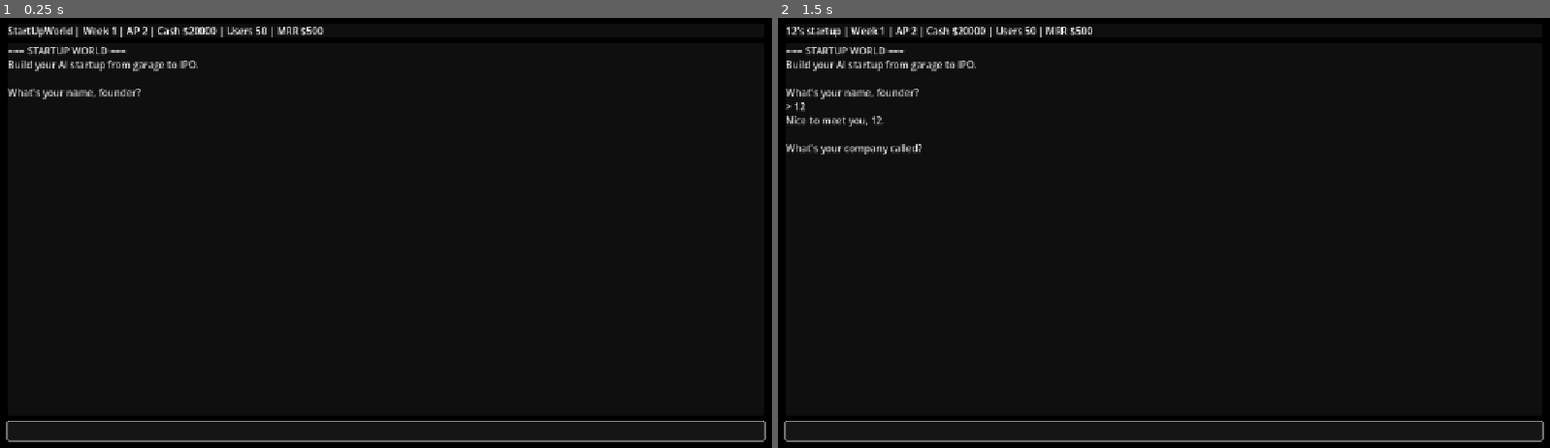
Above: before the commit, frames 1-2 (left to right).
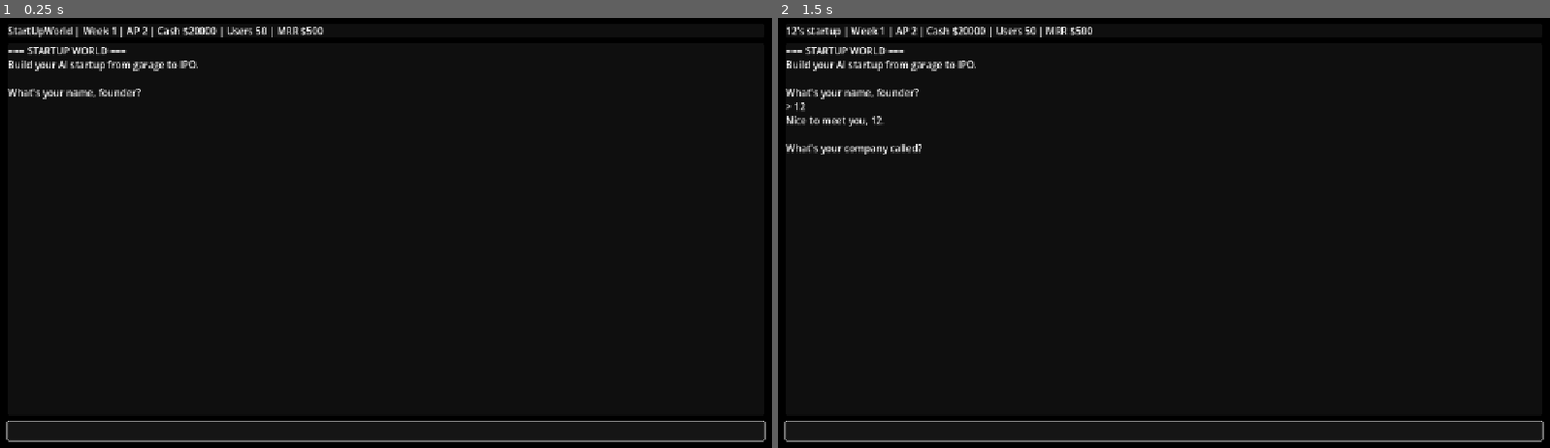
Above: after the commit, the same moments.

Repository: jmslerner/StartUpWorld
Game: Godot game, scene res://scenes/main.tscn
Same seed, same stepped clock (60 frames per second), same inputs: the game is played once before the commit and once after it.
Inputs (mouse positions are in pixels of both pictures, inside the frame that each line leads up to):
- Up to frame 1 (0.25 s): no input
- Up to frame 2 (1.5 s): click (1164, 430) at 0.52 s; type "12" at 0.6 s; tap Enter at 1.25 s

The runs differ from the first frame. In frame 1, 0.2% of the frame differs, in the area x 1-26%, y 6-19%; in frame 2, 0.2%, in the area x 1-26%, y 6-32%.

Commit message:
Fix missing terminal log text on web

Diff:
--- a/scripts/Terminal.gd
+++ b/scripts/Terminal.gd
@@ -52,16 +52,12 @@
 	_update_status_bar()
 
 func _write_prompt(text: String) -> void:
-	log.push_color(prompt_color)
-	log.add_text(text)
-	log.add_text("\n")
-	log.pop()
+	# HTML5 exports can be picky about RichTextLabel tag stack APIs.
+	# Appending plain text is the most robust path across platforms.
+	log.text += text + "\n"
 
 func _write_user(text: String) -> void:
-	log.push_color(user_color)
-	log.add_text(text)
-	log.add_text("\n")
-	log.pop()
+	log.text += text + "\n"
 
 func _scroll_to_bottom() -> void:
 	log.scroll_to_line(max(0, log.get_line_count() - 1))
Not shown, changed: web/index.html
Not shown, changed: web/index.pck
